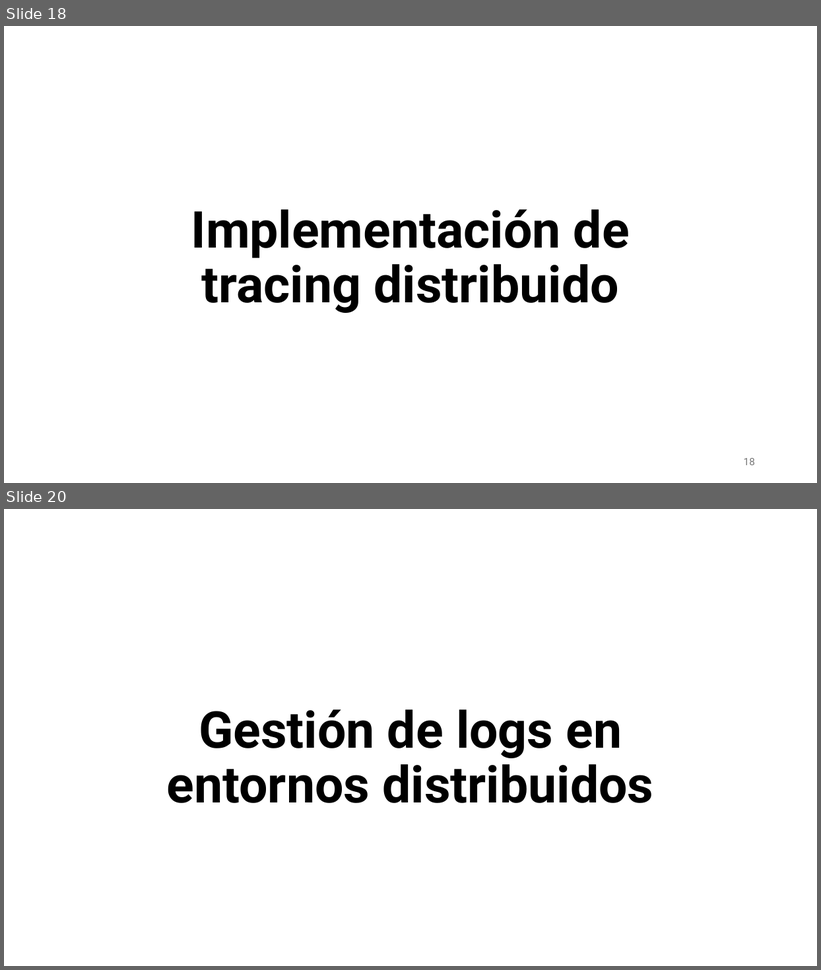
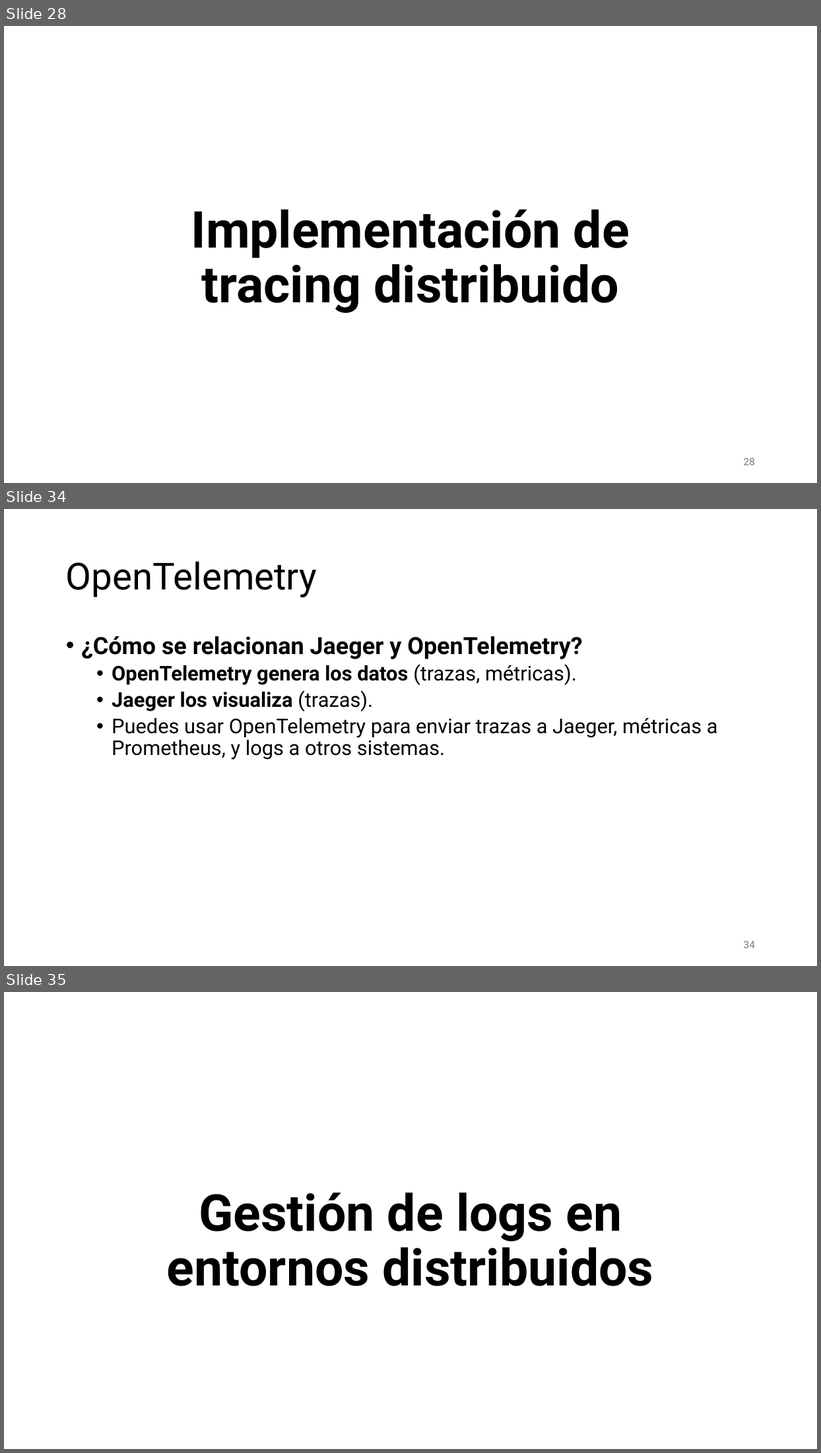
Before and after one commit to aldebarran22/CURSO_CPP_SERVICIOS_30H, a slide deck: doc/8_Monitorizacion_logging_microservicios.pptx. Shown one above the other, each under a label of ours: slides 18 and 20 before the commit, slides 28, 34 and 35 after it; the slides between them are not shown. The pictures are 821x970 and 821x1453 pixels, drawn with LibreOffice and Linux fonts; fonts in the diff are those of the drawing. Boxes give left, top, right and bottom in pixels: in the first picture for what was removed or moved away, otherwise in the second. Text is boxed around its words. In the diff, an @@ line names an element or a change of style, - is before the commit and + after.

```diff
--- a/doc/8_Monitorizacion_logging_microservicios.pptx
+++ b/doc/8_Monitorizacion_logging_microservicios.pptx
@@ slide 34 added at (x1=4, y1=509, x2=817, y2=966), background #FFFFFF @@
@@ title added at (x1=66, y1=561, x2=317, y2=597), 44 pt, text #000000 @@
+OpenTelemetry
@@ text added at (x1=81, y1=636, x2=718, y2=760), 24 pt, text #000000 @@
+• ¿Cómo se relacionan Jaeger y OpenTelemetry?
+  • OpenTelemetry genera los datos (trazas, métricas).
+  • Jaeger los visualiza (trazas).
+  • Puedes usar OpenTelemetry para enviar trazas a Jaeger, métricas a Prometheus, y logs a otros sistemas.
@@ page number added at (x1=744, y1=941, x2=755, y2=949), 12 pt, text #797979 @@
+34
@@ what was slide 18 is now slide 28 @@
@@ page number at (x1=744, y1=458, x2=755, y2=466): text changed @@
-18
+28
@@ what was slide 20 is now slide 35 @@
```
Also in this commit, not shown: 5 slides changed, 15 other slides added, 1 slide removed, 3 other files.
